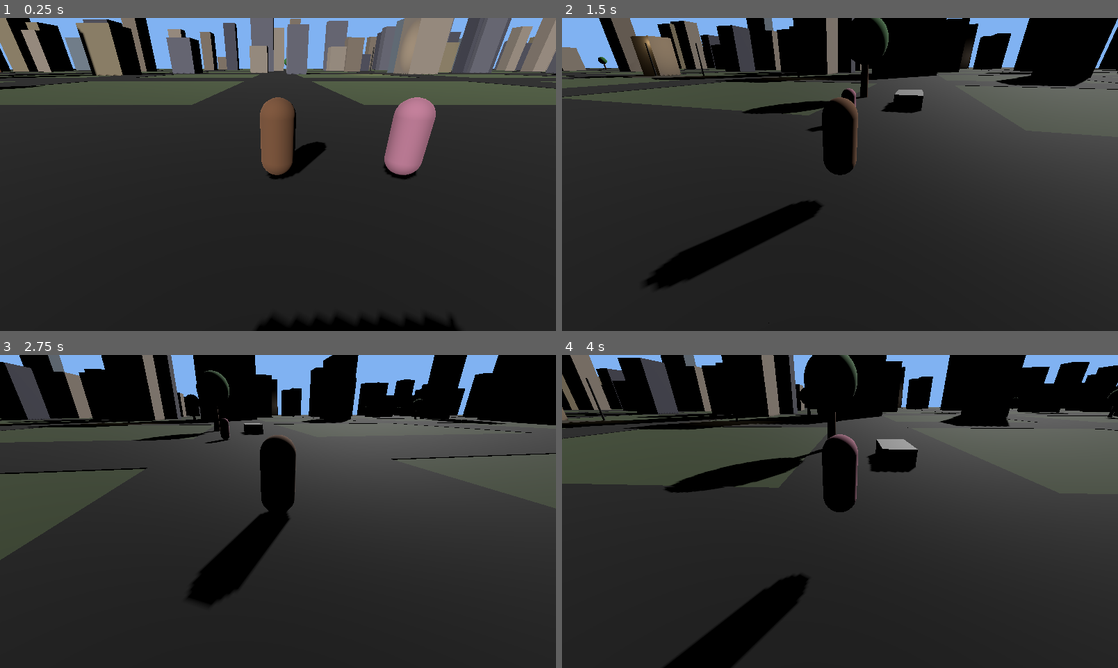
Above: before the commit, frames 1-4 (two rows, left to right).
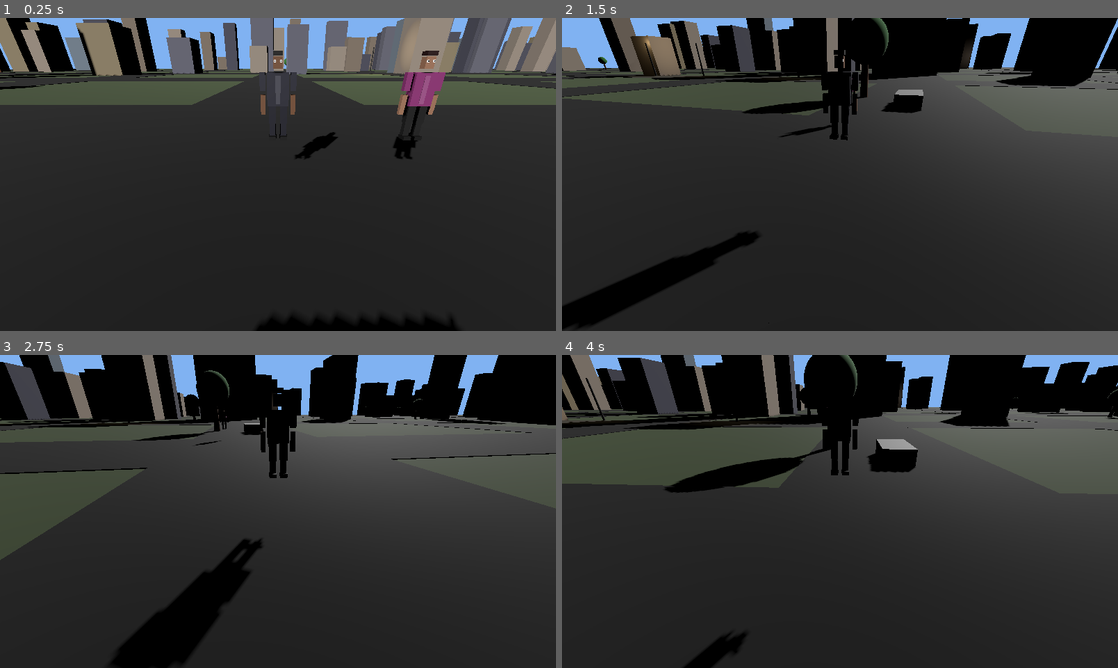
Above: after the commit, the same moments.

Repository: Layo-DamzD/Hood-Legend
Game: Godot game, scene res://scenes/main.tscn
Two runs of this game, one before a commit and one after it. Both use one fixed random seed, a clock stepped at 60 frames per second and the inputs below.
Inputs (mouse positions are in pixels of both pictures, inside the frame that each line leads up to):
- Up to frame 1 (0.25 s): no input
- Up to frame 2 (1.5 s): move the mouse to (867, 174) at 0.52 s; hold Shift (run) 0.53-1.28 s; hold Up (move_forward) from 0.53 s (still down); tap Space (jump) at 0.77 s; move the mouse to (812, 174) at 1.27 s; click (812, 174) at 1.35 s
- Up to frame 3 (2.75 s): keep holding Up (move_forward); tap Space (jump) at 1.52 s; tap Shift (run) at 1.55 s; move the mouse to (289, 505) at 2.02 s; hold Shift (run) from 2.03 s (still down); tap E (interact) at 2.1 s
- Up to frame 4 (4 s): keep holding Up (move_forward); move the mouse to (834, 517) at 2.77 s; release Shift (run) at 2.78 s; tap Shift (run) at 2.85 s; tap Space (jump) at 3.02, 3.77 s; move the mouse to (878, 514) at 3.52 s; hold Shift (run) from 3.53 s (still down); tap Tab (switch_character) at 3.6 s

The runs differ from the first frame. In frame 1, 4.4% of the frame differs, in the area x 46-81%, y 10-97%; in frame 2, 4.2%; in frame 3, 5.1%, in the area x 20-54%, y 10-100%; in frame 4, 3.4%.
Error after the commit: Invalid assignment of property or key 'suspension_max_travel' with value of type 'float' on a base object of type 'VehicleWheel3D'. (res://scripts/car.gd:31)

Commit message:
Phase 2: Real humanoid characters + fix car driving
CAR FIX:
- Bug was Input.get_axis('move_back', 'move_forward') - get_axis returns
  +1 for first arg, -1 for second, so W was being read as reverse
- Replaced with Input.get_action_strength() approach: forward_input =
  move_forward strength minus move_back strength
- Boosted engine force from 200 to 300 for actual movement
- Tuned suspension for better wheel behavior

CHARACTER MODELS (replaces capsule):
- New character_builder.gd creates proper humanoid figure from boxes:
  * Head with hair, eyes, pupils
  * Torso with chest detail
  * Upper arms + forearms + hands
  * Upper legs + lower legs + shoes
- Marcus: dark skin, navy outfit, dark hair
- Maya: medium skin, pink outfit, dark red hair
- Each part has its own color/material

ANIMATIONS (procedural, no external files needed):
- Idle: subtle breathing + arm sway
- Walk: leg swing, arm swing (opposite to legs), vertical bob
- Run: faster cycle, bigger swings
- Lower legs bend for natural walk cycle

NEW FILES:
- scripts/character_builder.gd
MODIFIED:
- scripts/player.gd (use MeshHolder, drive animations)
- scripts/car.gd (fix driving + tuning)
- scenes/player.tscn (Mesh node replaced with MeshHolder)
- scenes/main.tscn (set character_id on both players)

Diff:
--- a/scenes/main.tscn
+++ b/scenes/main.tscn
@@ -25,11 +25,13 @@
 transform = Transform3D(1, 0, 0, 0, 1, 0, 0, 0, 1, 0, 1, 5)
 character_name = "Marcus"
 character_color = Color(0.45, 0.3, 0.2, 1)
+character_id = "marcus"
 
 [node name="PlayerB" parent="." instance=ExtResource("6_player")]
 transform = Transform3D(1, 0, 0, 0, 1, 0, 0, 0, 1, 3, 1, 5)
 character_name = "Maya"
 character_color = Color(0.7, 0.45, 0.55, 1)
+character_id = "maya"
 
 [node name="Car" parent="." instance=ExtResource("7_car")]
 transform = Transform3D(1, 0, 0, 0, 1, 0, 0, 0, 1, 0, 0.5, 12)
--- a/scenes/player.tscn
+++ b/scenes/player.tscn
@@ -1,10 +1,6 @@
 [gd_scene load_steps=4 format=3]
 
 [ext_resource type="Script" path="res://scripts/player.gd" id="1_player"]
-
-[sub_resource type="CapsuleMesh" id="CapsuleMesh_1"]
-radius = 0.4
-height = 1.8
 
 [sub_resource type="CapsuleShape3D" id="CapsuleShape3D_1"]
 radius = 0.4
@@ -14,9 +10,10 @@
 script = ExtResource("1_player")
 character_name = "Marcus"
 character_color = Color(0.45, 0.3, 0.2, 1)
+character_id = "marcus"
 
-[node name="Mesh" type="MeshInstance3D" parent="."]
-mesh = SubResource("CapsuleMesh_1")
+[node name="MeshHolder" type="Node3D" parent="."]
+transform = Transform3D(1, 0, 0, 0, 1, 0, 0, 0, 1, 0, 0, 0)
 
 [node name="CollisionShape3D" type="CollisionShape3D" parent="."]
 shape = SubResource("CapsuleShape3D_1")
--- a/scripts/car.gd
+++ b/scripts/car.gd
@@ -2,55 +2,72 @@
 # Uses VehicleBody3D for realistic physics
 extends VehicleBody3D
 
-# Driving parameters
+# Driving parameters - tuned for actual drivability
 const MAX_STEER = 0.7
 const STEER_SPEED = 3.0
-const MAX_ENGINE_FORCE = 200.0
-const MAX_BRAKE_FORCE = 100.0
+const MAX_ENGINE_FORCE = 300.0  # Boosted from 200 so car actually moves
+const MAX_BRAKE_FORCE = 150.0
 
 # Currently driving this car?
 var is_being_driven: bool = false
 var driver: Node = null
 
-# Reference to wheels for steering
+# Reference to wheels
 @onready var front_left = $FrontLeftWheel
 @onready var front_right = $FrontRightWheel
 @onready var rear_left = $RearLeftWheel
 @onready var rear_right = $RearRightWheel
 
-# Car brand (fictional) - easy to rename later
-@export var car_brand: String = "Comet"  # Porsche-style
+# Car brand (fictional)
+@export var car_brand: String = "Comet"
 @export var top_speed: float = 80.0
 
 func _ready():
-    # Make sure car doesn't fall asleep
     set_can_sleep(false)
+    # Make sure wheels are configured properly
+    for wheel in [front_left, front_right, rear_left, rear_right]:
+        if wheel:
+            wheel.suspension_stiffness = 40.0
+            wheel.suspension_max_travel = 0.3
+            wheel.suspension_rest_length = 0.3
 
-func _physics_process(delta):
+func _physics_process(_delta):
     if not is_being_driven or driver == null:
         # When no driver, apply handbrake so car doesn't roll
         brake = MAX_BRAKE_FORCE * 0.3
+        engine_force = 0
         return
 
     brake = 0
 
     # Steering (smooth interpolation)
+    # move_left = A or LEFT, move_right = D or RIGHT
+    # get_axis(negative, positive) - so left = negative, right = positive
+    # Steering needs: left = positive steer, right = negative steer (or vice versa)
     var steer_input = Input.get_axis("move_right", "move_left")
     var target_steer = steer_input * MAX_STEER
-    steering = lerp(steering, target_steer, STEER_SPEED * delta)
+    steering = lerp(steering, target_steer, STEER_SPEED * _delta)
 
-    # Throttle / brake
-    var throttle = Input.get_axis("move_back", "move_forward")
-    if throttle > 0:
-        engine_force = throttle * MAX_ENGINE_FORCE
+    # Throttle / brake - FIXED
+    # move_forward = W or UP, move_back = S or DOWN
+    # get_axis(negative, positive): pressing move_back returns +1, move_forward returns -1
+    # We want: move_forward = accelerate forward (+engine_force)
+    #          move_back = brake then reverse
+    var forward_input = Input.get_action_strength("move_forward") - Input.get_action_strength("move_back")
+
+    if forward_input > 0:
+        # Accelerate forward
+        engine_force = forward_input * MAX_ENGINE_FORCE
         brake = 0
-    elif throttle < 0:
-        # Reverse or brake
-        if linear_velocity.length() > 1.0:
+    elif forward_input < 0:
+        # Brake or reverse
+        if linear_velocity.length() > 2.0:
+            # Moving forward - brake first
             engine_force = 0
-            brake = abs(throttle) * MAX_BRAKE_FORCE
+            brake = abs(forward_input) * MAX_BRAKE_FORCE
         else:
-            engine_force = throttle * MAX_ENGINE_FORCE * 0.5  # Reverse at half power
+            # Stopped or moving backward - reverse
+            engine_force = forward_input * MAX_ENGINE_FORCE * 0.6
             brake = 0
     else:
         engine_force = 0
@@ -60,9 +77,10 @@
 func try_enter_exit(player):
     if is_being_driven:
         # Exit the car
-        var exit_pos = global_position + global_transform.basis.x * 2.0  # Exit to the left
-        # Make sure exit position is on the ground
-        exit_pos.y = global_position.y
+        var exit_pos = global_position + global_transform.basis.x * 2.5  # Exit to the left
+        exit_pos.y = global_position.y + 0.5
+        # Make sure exit position isn't inside a building - simple raycast down would be better
+        # For now just use this position
         driver.exit_vehicle(self, exit_pos)
         driver = null
         is_being_driven = false
@@ -72,4 +90,4 @@
         driver = player
         driver.enter_vehicle(self)
         is_being_driven = true
-        print("Entered ", car_brand)
+        print("Entered ", car_brand, " - drive with W/S or Up/Down, A/D or Left/Right to steer")
--- /dev/null
+++ b/scripts/character_builder.gd
@@ -0,0 +1,87 @@
+# Character Builder - Creates a procedural humanoid character
+# Builds head, torso, arms, legs from primitive meshes
+# Each character gets distinct proportions/colors for visual variety
+extends Node3D
+
+# Skin tones
+const SKIN_TONES = {
+    "marcus": Color(0.45, 0.30, 0.20),   # Darker brown
+    "maya": Color(0.62, 0.45, 0.35),     # Medium brown
+}
+
+# Outfit colors
+const OUTFIT_COLORS = {
+    "marcus": Color(0.15, 0.15, 0.20),   # Dark navy
+    "maya": Color(0.55, 0.20, 0.45),     # Pink
+}
+
+# Builds the character mesh as a child of the given parent
+# Returns the root node of the character
+static func build(parent: Node3D, character_id: String) -> Node3D:
+    var root = Node3D.new()
+    root.name = "CharacterModel"
+    parent.add_child(root)
+
+    var skin_color = SKIN_TONES.get(character_id, Color(0.5, 0.4, 0.3))
+    var outfit_color = OUTFIT_COLORS.get(character_id, Color(0.2, 0.2, 0.2))
+
+    # === HEAD ===
+    var head = _create_part("Head", Vector3(0.18, 0.22, 0.18), Vector3(0, 1.55, 0), skin_color, root)
+    # Hair (slightly larger box on top of head, different color)
+    var hair_color = Color(0.05, 0.04, 0.03) if character_id == "marcus" else Color(0.15, 0.05, 0.05)
+    _create_part("Hair", Vector3(0.20, 0.08, 0.20), Vector3(0, 1.72, 0), hair_color, root)
+    # Eyes (small white boxes on face front)
+    var left_eye = _create_part("LeftEye", Vector3(0.04, 0.04, 0.02), Vector3(-0.06, 1.58, 0.10), Color(1, 1, 1), root)
+    var right_eye = _create_part("RightEye", Vector3(0.04, 0.04, 0.02), Vector3(0.06, 1.58, 0.10), Color(1, 1, 1), root)
+    # Pupils (small dark boxes in front of eyes)
+    _create_part("LeftPupil", Vector3(0.02, 0.02, 0.01), Vector3(-0.06, 1.58, 0.115), Color(0.05, 0.05, 0.05), root)
+    _create_part("RightPupil", Vector3(0.02, 0.02, 0.01), Vector3(0.06, 1.58, 0.115), Color(0.05, 0.05, 0.05), root)
+
+    # === TORSO ===
+    _create_part("Torso", Vector3(0.45, 0.65, 0.25), Vector3(0, 1.05, 0), outfit_color, root)
+    # Chest detail (slightly lighter strip down middle)
+    var chest_detail_color = outfit_color.lightened(0.15)
+    _create_part("ChestDetail", Vector3(0.10, 0.55, 0.02), Vector3(0, 1.05, 0.13), chest_detail_color, root)
+
+    # === ARMS ===
+    # Upper arms
+    _create_part("LeftUpperArm", Vector3(0.12, 0.35, 0.12), Vector3(-0.32, 1.20, 0), outfit_color, root)
+    _create_part("RightUpperArm", Vector3(0.12, 0.35, 0.12), Vector3(0.32, 1.20, 0), outfit_color, root)
+    # Lower arms (forearms - skin colored, like rolled up sleeves)
+    _create_part("LeftForearm", Vector3(0.10, 0.30, 0.10), Vector3(-0.32, 0.80, 0), skin_color, root)
+    _create_part("RightForearm", Vector3(0.10, 0.30, 0.10), Vector3(0.32, 0.80, 0), skin_color, root)
+    # Hands
+    _create_part("LeftHand", Vector3(0.10, 0.12, 0.08), Vector3(-0.32, 0.60, 0), skin_color, root)
+    _create_part("RightHand", Vector3(0.10, 0.12, 0.08), Vector3(0.32, 0.60, 0), skin_color, root)
+
+    # === LEGS ===
+    # Upper legs (pants color)
+    var pants_color = Color(0.10, 0.10, 0.15) if character_id == "marcus" else Color(0.10, 0.10, 0.10)
+    _create_part("LeftUpperLeg", Vector3(0.16, 0.40, 0.16), Vector3(-0.12, 0.55, 0), pants_color, root)
+    _create_part("RightUpperLeg", Vector3(0.16, 0.40, 0.16), Vector3(0.12, 0.55, 0), pants_color, root)
+    # Lower legs (still pants)
+    _create_part("LeftLowerLeg", Vector3(0.13, 0.40, 0.13), Vector3(-0.12, 0.20, 0), pants_color, root)
+    _create_part("RightLowerLeg", Vector3(0.13, 0.40, 0.13), Vector3(0.12, 0.20, 0), pants_color, root)
+    # Shoes
+    var shoe_color = Color(0.05, 0.05, 0.05)
+    _create_part("LeftShoe", Vector3(0.16, 0.08, 0.25), Vector3(-0.12, 0.04, 0.05), shoe_color, root)
+    _create_part("RightShoe", Vector3(0.16, 0.08, 0.25), Vector3(0.12, 0.04, 0.05), shoe_color, root)
+
+    return root
+
+# Helper: creates a single body part as a MeshInstance3D
+static func _create_part(part_name: String, size: Vector3, position: Vector3, color: Color, parent: Node) -> MeshInstance3D:
+    var mesh_inst = MeshInstance3D.new()
+    mesh_inst.name = part_name
+    var box = BoxMesh.new()
+    box.size = size
+    mesh_inst.mesh = box
+    mesh_inst.position = position
+
+    var mat = StandardMaterial3D.new()
+    mat.albedo_color = color
+    mat.roughness = 0.7
+    mesh_inst.material_override = mat
+
+    parent.add_child(mesh_inst)
+    return mesh_inst
--- a/scripts/player.gd
+++ b/scripts/player.gd
@@ -1,5 +1,5 @@
 # Player Controller - Third-person character movement
-# Works on both PC (WASD + mouse) and Mobile (virtual joystick + touch look)
+# Now uses procedural humanoid model (head, body, arms, legs) instead of capsule
 extends CharacterBody3D
 
 # Movement speeds
@@ -23,25 +23,32 @@
 # Character metadata (for switching system)
 @export var character_name: String = "Player"
 @export var character_color: Color = Color(0.8, 0.6, 0.4)
+@export var character_id: String = "marcus"  # "marcus" or "maya"
 
 # Node references
 @onready var camera_rig = $CameraRig
-@onready var camera = $CameraRig/Camera3D  # The actual Camera3D node
-@onready var mesh = $Mesh
+@onready var camera = $CameraRig/Camera3D
+@onready var mesh_holder = $MeshHolder  # Container for the character model
 
-# Input manager reference (set by main.gd)
-var input_manager: Node = null
+# Animation state
+var _walk_cycle: float = 0.0
+var _is_moving: bool = false
+var _is_running: bool = false
+var _character_model: Node3D = null
 
 func _ready():
-    # Set the camera's current property (NOT the rig's - the rig is a Node3D)
     camera.current = false
-    var mat = StandardMaterial3D.new()
-    mat.albedo_color = character_color
-    mesh.material_override = mat
+
+    # Build the procedural humanoid character
+    var CharacterBuilder = load("res://scripts/character_builder.gd")
+    _character_model = CharacterBuilder.build(mesh_holder, character_id)
+
+    # Apply character color as a tint on the torso (kept for backwards compat)
+    # Now individual parts have their own colors
 
 func set_active(active: bool):
     is_active = active
-    camera.current = active  # Use camera, not camera_rig
+    camera.current = active
     if active:
         Input.mouse_mode = Input.MOUSE_MODE_CAPTURED
     else:
@@ -50,7 +57,6 @@
 func _input(event):
     if not is_active or in_vehicle:
         return
-    # Only handle mouse motion on desktop (mobile uses injected events)
     if event is InputEventMouseMotion:
         camera_rig.rotation.y -= event.relative.x * SENSITIVITY
         camera_rig.rotation.x = clamp(
@@ -63,22 +69,23 @@
         if not is_on_floor():
             velocity.y -= gravity * delta
         move_and_slide()
+        # Idle animation - subtle breathing
+        _animate_idle(delta)
         return
 
     # Gravity
     if not is_on_floor():
         velocity.y -= gravity * delta
 
-    # Jump (works on both platforms - mobile uses virtual button)
+    # Jump
     if Input.is_action_just_pressed("jump") and is_on_floor():
         velocity.y = JUMP_VELOCITY
 
     # Movement direction (camera-relative)
-    var speed = RUN_SPEED if Input.is_action_pressed("run") else WALK_SPEED
+    _is_running = Input.is_action_pressed("run")
+    var speed = RUN_SPEED if _is_running else WALK_SPEED
 
-    # Get input vector - works for both keyboard (Input) and mobile (InputManager injects)
     var input_dir = Input.get_vector("move_left", "move_right", "move_forward", "move_back")
-
     var direction = (camera_rig.transform.basis * Vector3(input_dir.x, 0, input_dir.y)).normalized()
 
     if direction:
@@ -86,14 +93,70 @@
         velocity.z = direction.z * speed
         var target_rotation = atan2(direction.x, direction.z)
         rotation.y = lerp_angle(rotation.y, target_rotation, ROTATION_SPEED * delta)
+        _is_moving = true
+        # Walk/run animation
+        _animate_walk(delta, speed)
     else:
         velocity.x = move_toward(velocity.x, 0, speed)
         velocity.z = move_toward(velocity.z, 0, speed)
+        _is_moving = false
+        _animate_idle(delta)
 
     move_and_slide()
 
+# Simple idle animation - subtle vertical bob (breathing)
+func _animate_idle(delta):
+    if not _character_model:
+        return
+    _walk_cycle += delta * 2.0
+    var bob = sin(_walk_cycle) * 0.02
+    _character_model.position.y = bob
+    # Slightly swing arms
+    var left_arm = _character_model.get_node_or_null("LeftUpperArm")
+    var right_arm = _character_model.get_node_or_null("RightUpperArm")
+    if left_arm and right_arm:
+        left_arm.rotation_x = sin(_walk_cycle) * 0.05
+        right_arm.rotation_x = -sin(_walk_cycle) * 0.05
+
+# Walk/run animation - leg swing + arm swing
+func _animate_walk(delta, speed):
+    if not _character_model:
+        return
+    var cycle_speed = 8.0 if speed > 7.0 else 6.0
+    _walk_cycle += delta * cycle_speed
+
+    var swing_amount = 0.6 if speed > 7.0 else 0.4
+    var bob_amount = 0.05 if speed > 7.0 else 0.03
+
+    # Vertical bob
+    _character_model.position.y = abs(sin(_walk_cycle * 2)) * bob_amount
+
+    # Leg swing
+    var left_upper_leg = _character_model.get_node_or_null("LeftUpperLeg")
+    var right_upper_leg = _character_model.get_node_or_null("RightUpperLeg")
+    var left_lower_leg = _character_model.get_node_or_null("LeftLowerLeg")
+    var right_lower_leg = _character_model.get_node_or_null("RightLowerLeg")
+    if left_upper_leg and right_upper_leg:
+        left_upper_leg.rotation_x = sin(_walk_cycle) * swing_amount
+        right_upper_leg.rotation_x = -sin(_walk_cycle) * swing_amount
+    if left_lower_leg and right_lower_leg:
+        # Lower legs bend opposite to upper for natural walk
+        left_lower_leg.rotation_x = max(0, -sin(_walk_cycle) * swing_amount * 0.7)
+        right_lower_leg.rotation_x = max(0, sin(_walk_cycle) * swing_amount * 0.7)
+
+    # Arm swing (opposite to legs)
+    var left_arm = _character_model.get_node_or_null("LeftUpperArm")
+    var right_arm = _character_model.get_node_or_null("RightUpperArm")
+    var left_forearm = _character_model.get_node_or_null("LeftForearm")
+    var right_forearm = _character_model.get_node_or_null("RightForearm")
+    if left_arm and right_arm:
+        left_arm.rotation_x = -sin(_walk_cycle) * swing_amount
+        right_arm.rotation_x = sin(_walk_cycle) * swing_amount
+    if left_forearm and right_forearm:
+        left_forearm.rotation_x = -0.3 + abs(sin(_walk_cycle)) * 0.2
+        right_forearm.rotation_x = -0.3 + abs(sin(_walk_cycle)) * 0.2
+
 # Called by vehicle system when entering/exiting a car
-# (parameter prefixed with _ to suppress unused warning)
 func enter_vehicle(_vehicle_node):
     in_vehicle = true
     visible = false
